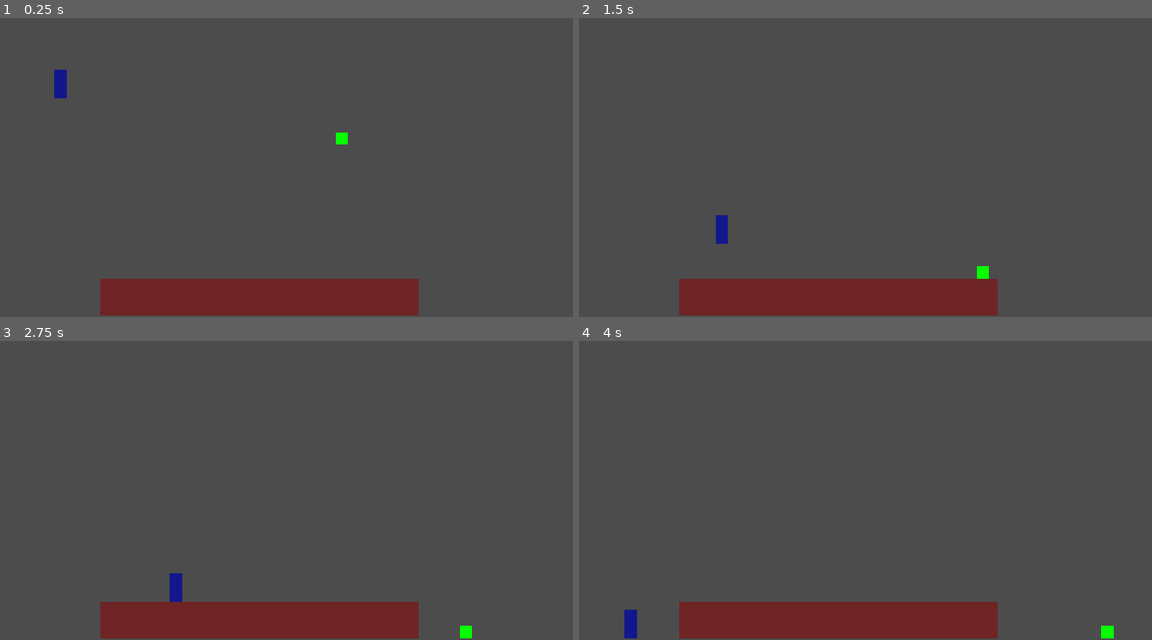
Above: before the commit, frames 1-4 (two rows, left to right).
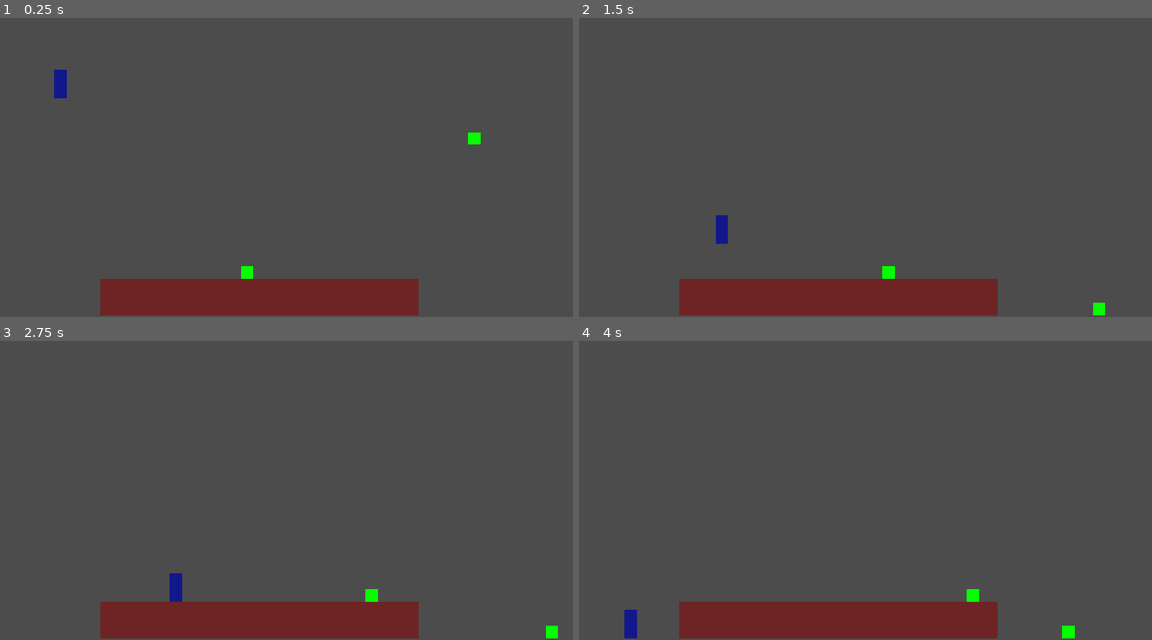
Above: after the commit, the same moments.

Repository: dietrichdaniel/Mario-rip-off
Game: Godot game, scene res://Scenes/Map.tscn
Same seed, same stepped clock (60 frames per second), same inputs: the game is played once before the commit and once after it.
Inputs:
- Up to frame 1 (0.25 s): no input
- Up to frame 2 (1.5 s): hold D (Right) from 0.53 s (still down); tap Space (Jump) at 0.77 s
- Up to frame 3 (2.75 s): tap Space (Jump) at 1.52 s; release D (Right) at 2.03 s; hold A (Left) from 2.03 s (still down)
- Up to frame 4 (4 s): keep holding A (Left); tap Space (Jump) at 3.02, 3.77 s

The runs differ from the first frame. In frame 1, 0.3% of the frame differs, in the area x 42-84%, y 38-88%; in frame 2, 0.3%; in frame 3, 0.3%; in frame 4, 0.3%, in the area x 67-94%, y 82-100%.

Commit message:
0.01
Now enemies die if you stomp on them

Diff:
--- a/Scenes/Enemy.tscn
+++ b/Scenes/Enemy.tscn
@@ -11,10 +11,10 @@
 [node name="Sprite" type="Sprite" parent="."]
 texture = ExtResource( 2 )
 
-[node name="Collision" type="CollisionShape2D" parent="."]
-shape = SubResource( 1 )
-
 [node name="RayCast2D" type="RayCast2D" parent="."]
 position = Vector2( 10, 0 )
 enabled = true
-cast_to = Vector2( 0, 10 )
+cast_to = Vector2( 0, 11 )
+
+[node name="Collision" type="CollisionShape2D" parent="."]
+shape = SubResource( 1 )
--- a/Scenes/Map.tscn
+++ b/Scenes/Map.tscn
@@ -52,4 +52,7 @@
 position = Vector2( 200, 144 )
 
 [node name="Enemy" parent="." instance=ExtResource( 3 )]
-position = Vector2( 632, 232 )
+position = Vector2( 480, 528 )
+
+[node name="Enemy2" parent="." instance=ExtResource( 3 )]
+position = Vector2( 864, 232 )
--- a/Scenes/Player.tscn
+++ b/Scenes/Player.tscn
@@ -6,14 +6,26 @@
 [sub_resource type="RectangleShape2D" id=1]
 extents = Vector2( 10, 23 )
 
+[sub_resource type="RectangleShape2D" id=2]
+extents = Vector2( 10, 0.25 )
+
 [node name="Player" type="KinematicBody2D"]
 script = ExtResource( 2 )
-__meta__ = {
-"_edit_group_": true
-}
 
 [node name="Collision" type="CollisionShape2D" parent="."]
 shape = SubResource( 1 )
 
 [node name="Sprite" type="Sprite" parent="."]
 texture = ExtResource( 1 )
+
+[node name="Hitbox" type="Area2D" parent="."]
+position = Vector2( 0, 23.3 )
+collision_layer = 0
+__meta__ = {
+"_edit_group_": true
+}
+
+[node name="Collision" type="CollisionShape2D" parent="Hitbox"]
+shape = SubResource( 2 )
+
+[connection signal="body_entered" from="Hitbox" to="." method="_on_Hitbox_body_entered"]
--- a/Scripts/Enemy.gd
+++ b/Scripts/Enemy.gd
@@ -7,25 +7,31 @@
 
 var direction = 1
 var motion = Vector2()
+var is_dead = false
 
 
 func _physics_process(delta):
+	if is_dead == false:
 
-	motion.x = SPEED * direction
+		motion.x = SPEED * direction
 
-	motion.y += GRAVITY
-	if motion.y > MAXFALLSPEED:
-		motion.y = MAXFALLSPEED
+		motion.y += GRAVITY
+		if motion.y > MAXFALLSPEED:
+			motion.y = MAXFALLSPEED
 
-	motion = move_and_slide(motion,UP)
+		motion = move_and_slide(motion,UP)
 
-	if is_on_wall():
-		direction = direction * -1
-		$RayCast2D.position.x *= -1
+		if is_on_wall():
+			direction = direction * -1
+			$RayCast2D.position.x *= -1
 
-	if $RayCast2D.is_colliding() == true:
-		direction = direction * -1
-		$RayCast2D.position.x *= -1
+		if $RayCast2D.is_colliding() == false:
+			direction = direction * -1
+			$RayCast2D.position.x *= -1
 
 func _ready():
 	pass
+
+func dead():
+	is_dead = true
+	motion = Vector2(0,0)
--- a/Scripts/Player.gd
+++ b/Scripts/Player.gd
@@ -12,6 +12,7 @@
 func _physics_process(delta):
 
 	motion.x = clamp(motion.x,-MAXSPEED,MAXSPEED)
+
 
 	motion.y += GRAVITY
 	if motion.y > MAXFALLSPEED:
@@ -32,7 +33,8 @@
 
 	motion = move_and_slide(motion,UP)
 
+func _on_Hitbox_body_entered(body):
+	if "Enemy" in body.name:
+		body.dead()
 
-
-func _ready():
-	pass
+	print(body)
Not shown: 1 places in Scenes/Player.tscn that only renumber resources
